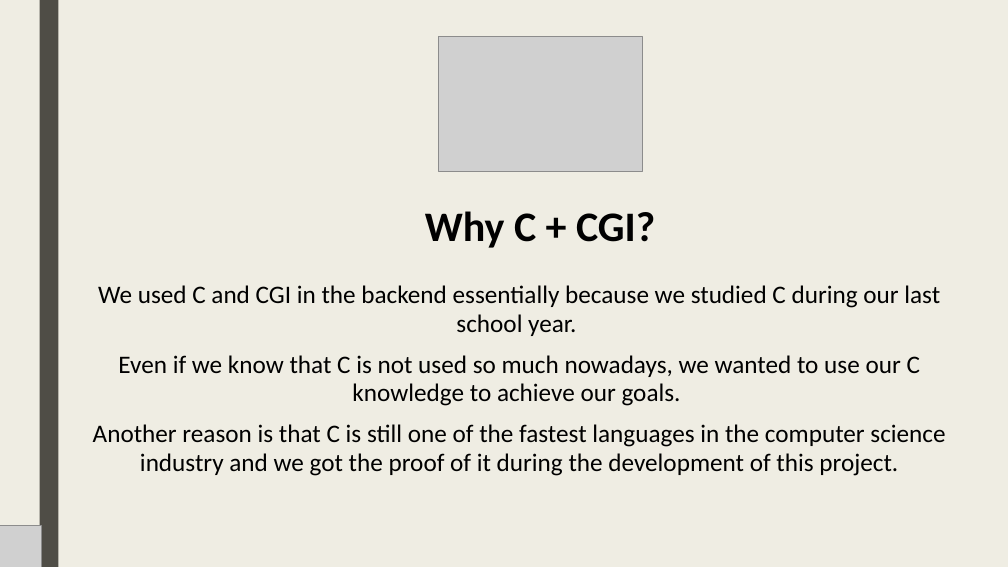
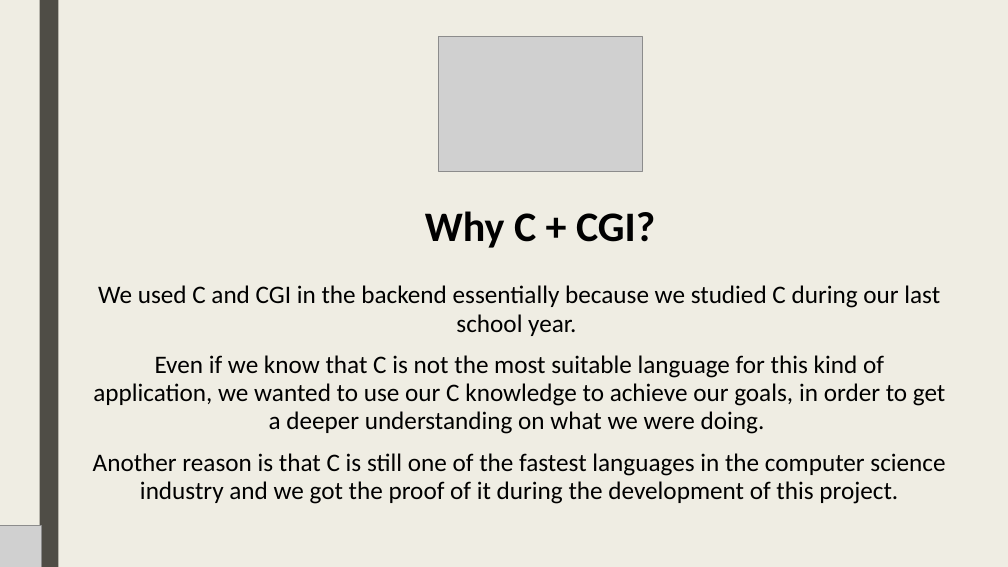
Before and after one commit to lt-scuolalavoro/suit, a slide deck: slide 19 of resources/EN - Suit Database + Backup Slides.pptx. Drawn at 1008x567 pixels with LibreOffice and Linux fonts; fonts in the diff are those of the drawing; grey boxes stand for pictures. Boxes give left, top, right and bottom in pixels: in the first picture for what was removed or moved away, otherwise in the second. Text is boxed around its words. In the diff, an @@ line names an element or a change of style, - is before the commit and + after.

```diff
--- a/resources/EN - Suit Database + Backup Slides.pptx
+++ b/resources/EN - Suit Database + Backup Slides.pptx
@@ text at <box>93,355,945,434</box>: text changed @@
-Even if we know that C is not used so much nowadays, we wanted to use our C knowledge to achieve our goals.
+Even if we know that C is not the most suitable language for this kind of application, we wanted to use our C knowledge to achieve our goals, in order to get a deeper understanding on what we were doing.
```
Also in this commit, not shown: 7 other slides changed, 1 other file.
